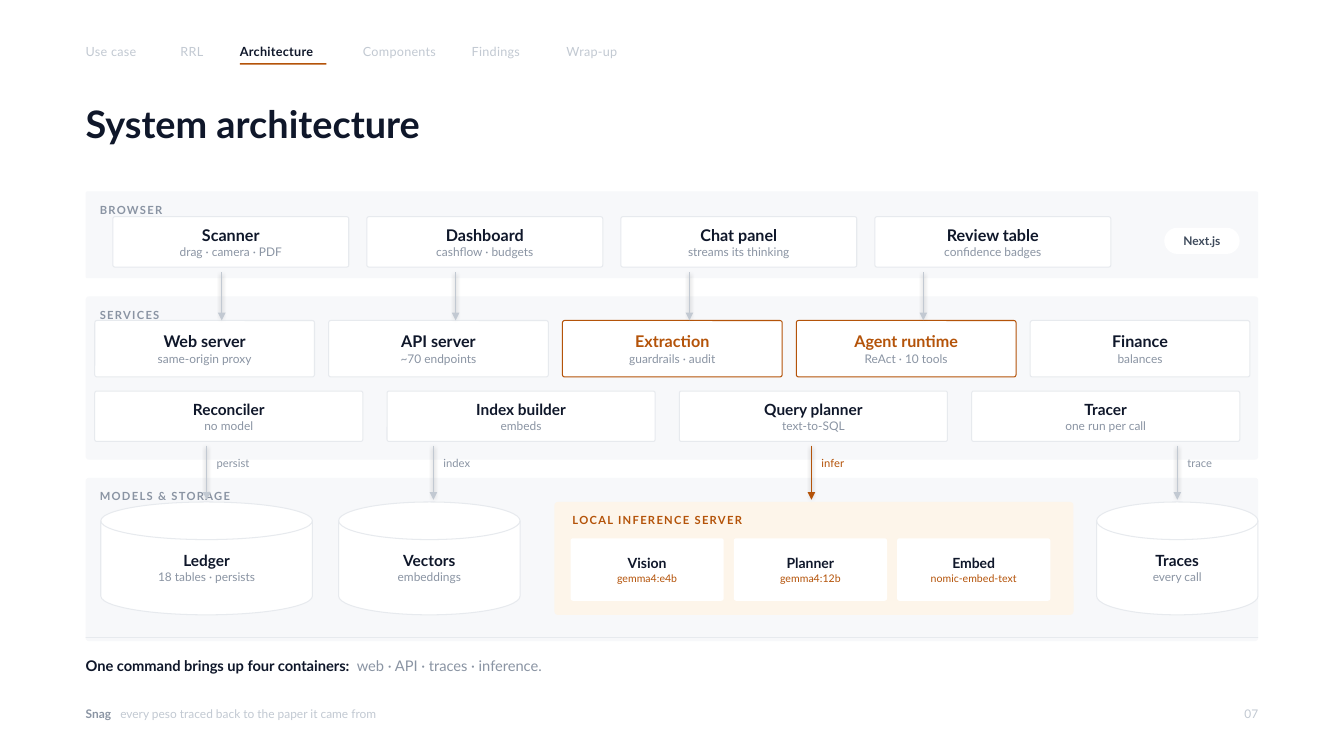
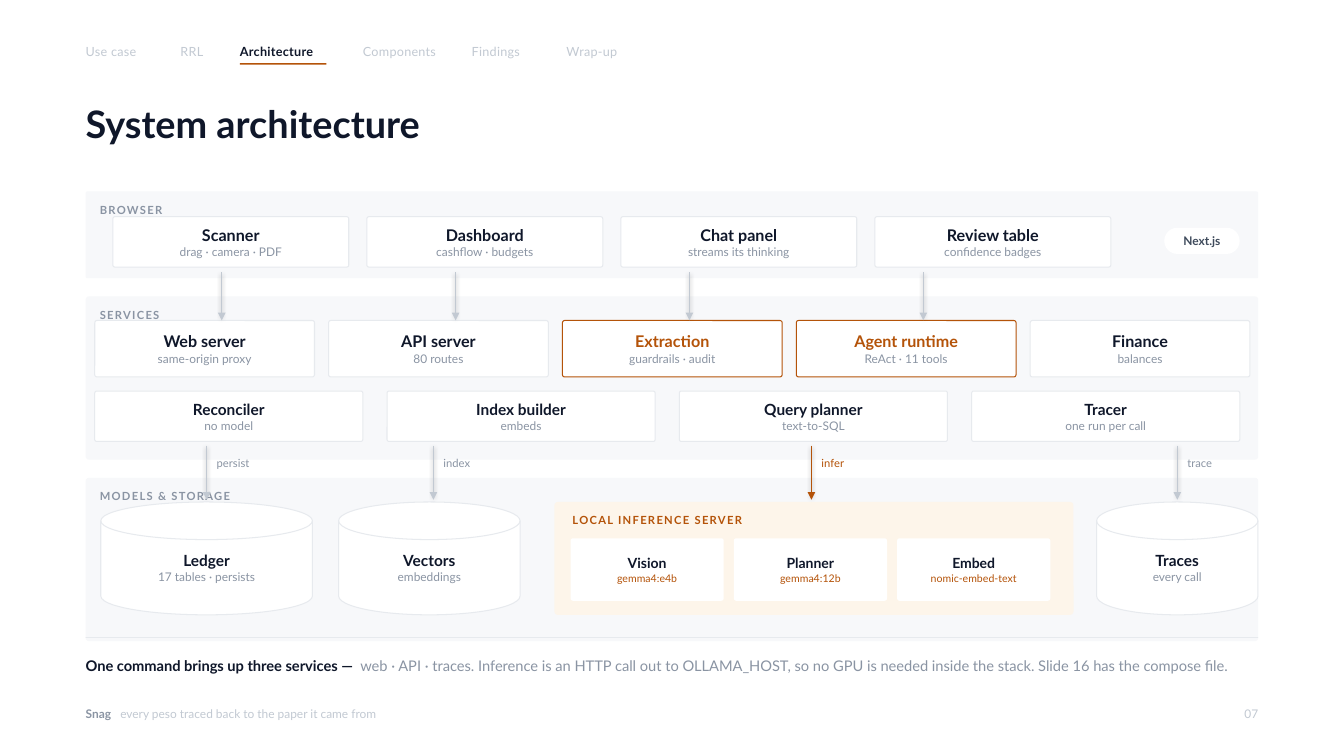
Before and after one commit to CuteBabyTank/STAI_OCR, a slide deck: slide 7 of docs/presentation/Snag_Final_Capstone.pptx. Drawn at 1344x756 pixels with LibreOffice and Linux fonts; fonts in the diff are those of the drawing. Boxes give left, top, right and bottom in pixels: in the first picture for what was removed or moved away, otherwise in the second. Text is boxed around its words. In the diff, an @@ line names an element or a change of style, - is before the commit and + after.

```diff
--- a/docs/presentation/Snag_Final_Capstone.pptx
+++ b/docs/presentation/Snag_Final_Capstone.pptx
@@ text in rounded rectangle at (413,354,463,363): text changed @@
-~70 endpoints
+80 routes
@@ text in rounded rectangle at (865,354,948,363): text changed @@
-ReAct · 10 tools
+ReAct · 11 tools
@@ text in cylinder at (158,572,255,583): text changed @@
-18 tables · persists
+17 tables · persists
@@ text at (86,660,1228,674): text changed; text colour #0F172A to #8A94A3; bold off @@
-One command brings up four containers: web · API · traces · inference.
+One command brings up three services — web · API · traces. Inference is an HTTP call out to OLLAMA_HOST, so no GPU is needed inside the stack. Slide 16 has the compose file.
```
Also in this commit, not shown: 11 other slides changed, 7 slides added, 1 slide removed, 3 other files.
